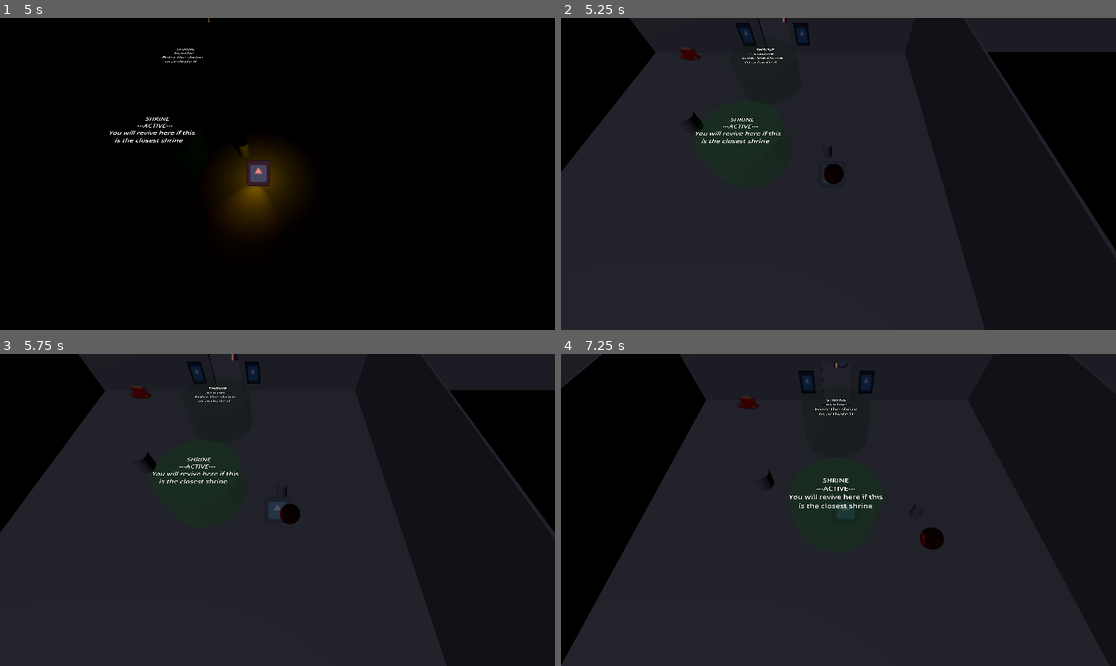
Above: before the commit, frames 1-4 (two rows, left to right).
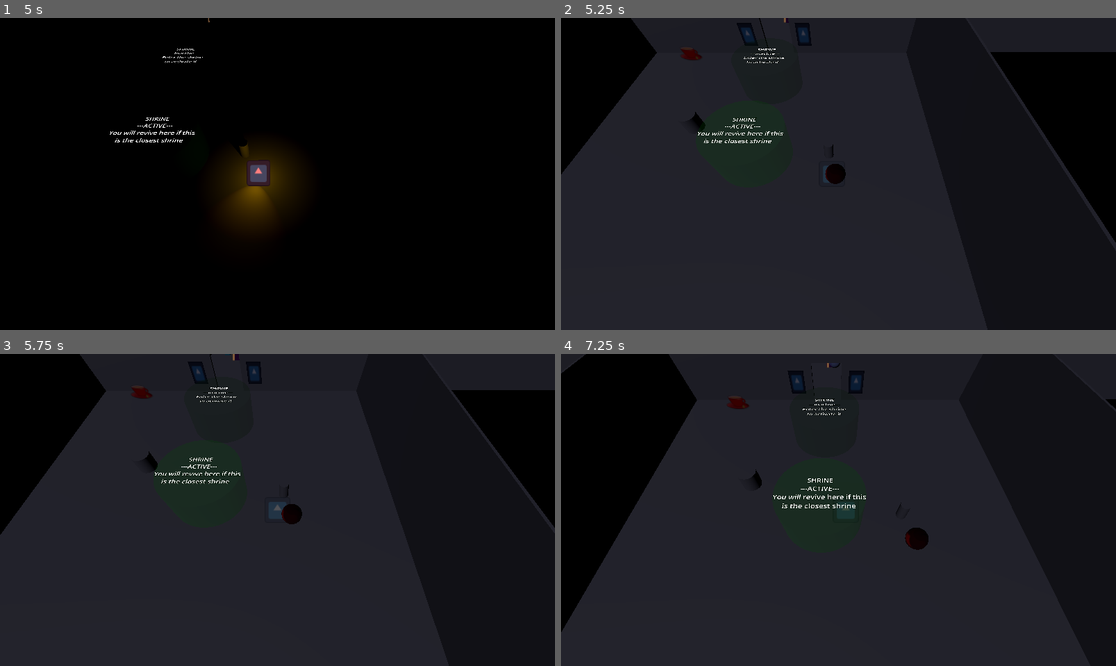
Above: after the commit, the same moments.

Repository: Rusty-Rat-Studios/dead-living-and-dying
Game: Godot game, scene res://game.tscn
Same seed, same stepped clock (60 frames per second), same inputs: the game is played once before the commit and once after it. The engine's default icon, where the game draws it, is replaced by a stand-in: a white triangle on a blue panel in a dark square.
Inputs (mouse positions are in pixels of both pictures, inside the frame that each line leads up to):
- Up to frame 1 (5 s): click "START" at 0.5 s; tap Enter at 1.25 s; move the mouse to (399, 158) at 1.27 s; hold Right (ui_right) 1.28-2.03 s; tap E (interact) at 1.35, 3.6 s; tap Keypad Enter (ui_accept) at 1.52, 2.27, 3.77, 4.52 s; move the mouse to (166, 189) at 2.02 s; hold Down (ui_down) 2.03-2.78 s; click (166, 189) at 2.1 s; move the mouse to (333, 105) at 2.77 s; hold Right (ui_right) 2.78-3.53 s; tap Tab at 2.85 s; move the mouse to (249, 236) at 3.52 s; hold Up (ui_up) 3.53-4.28 s; move the mouse to (444, 220) at 4.27 s; press the mouse at (444, 220) at 4.28 s; hold Left (ui_left) from 4.28 s (still down)
- Up to frame 2 (5.25 s): keep holding Left (ui_left); move the mouse to (672, 127) at 5.02 s; release the mouse at (672, 127) at 5.03 s; tap Tab at 5.1 s
- Up to frame 3 (5.75 s): keep holding Left (ui_left); tap Keypad Enter (ui_accept) at 5.27 s
- Up to frame 4 (7.25 s): move the mouse to (866, 510) at 5.77 s; release Left (ui_left) at 5.78 s; hold Down (ui_down) 5.78-6.53 s; tap E (interact) at 5.85 s; move the mouse to (755, 432) at 6.52 s; hold Right (ui_right) from 6.53 s (still down); click (755, 432) at 6.6 s; tap Keypad Enter (ui_accept) at 6.77 s

Frame 1 is identical in both runs. In frame 2, 1.2% of the frame differs, in the area x 0-100%, y 0-75%; in frame 3, 1.0%; in frame 4, 3.9%, in the area x 0-70%, y 0-100%.

Commit message:
Added update all method
created Inventory.gd for the update_all method as well as implemented it in the player states.

Diff:
--- /dev/null
+++ b/player/inventory.gd
@@ -0,0 +1,6 @@
+extends Node3D
+
+
+# Called when the node enters the scene tree for the first time.
+func update_all() -> void:
+	propagate_call("update")
--- a/player/player.gd
+++ b/player/player.gd
@@ -13,7 +13,6 @@
 # used to track player corpse - handled by states
 var corpse: Corpse
 
-@onready var speeed: float = 6.0
 # light variables used by state machine to adjust light strength based on state
 @onready var light_omni: OmniLight3D = $OmniLight3D
 @onready var light_spot: SpotLight3D = $SpotLight3D
@@ -91,3 +90,7 @@
 func stat_update(stat_modifier: float, stat: int) -> void:
 	if stat_dict.has(stat):
 		stat_dict[stat] += stat_modifier
+
+
+func inventory_update() -> void:
+	$Inventory.update_all()
--- a/player/player.tscn
+++ b/player/player.tscn
@@ -7,6 +7,7 @@
 [ext_resource type="Script" path="res://player/camera.gd" id="4_mmf56"]
 [ext_resource type="Script" path="res://player/spotlight.gd" id="5_nwynq"]
 [ext_resource type="Script" path="res://player/hurtbox.gd" id="6_ltudm"]
+[ext_resource type="Script" path="res://player/inventory.gd" id="8_yspxy"]
 
 [sub_resource type="SpriteFrames" id="SpriteFrames_bh504"]
 animations = [{
@@ -80,3 +81,4 @@
 [node name="HitFlash" type="Timer" parent="Hurtbox"]
 
 [node name="Inventory" type="Node3D" parent="."]
+script = ExtResource("8_yspxy")
--- a/player/state_dead.gd
+++ b/player/state_dead.gd
@@ -4,7 +4,7 @@
 
 func enter() -> void:
 	super()
-	parent.stat_dict[0]
+	parent.stat_dict[0] = 10.0
 
 	# DEBUG: modulate color according to state
 	parent.get_node("RotationOffset/AnimatedSprite3D").modulate = Color(0.5, 0.5, 0.5, 0.5)
--- a/player/state_dying.gd
+++ b/player/state_dying.gd
@@ -16,6 +16,7 @@
 	parent.light_omni.light_energy = 0.4
 	parent.light_spot.spot_range = 6
 	parent.light_spot.light_energy = 0.4
+	parent.inventory_update()
 
 
 func exit() -> void:
--- a/player/state_living.gd
+++ b/player/state_living.gd
@@ -16,6 +16,7 @@
 	parent.light_omni.light_energy = 1
 	parent.light_spot.spot_range = 10
 	parent.light_spot.light_energy = 1
+	parent.inventory_update()
 
 
 func exit() -> void:
Not shown: 1 places in player/player.tscn that only renumber resources
